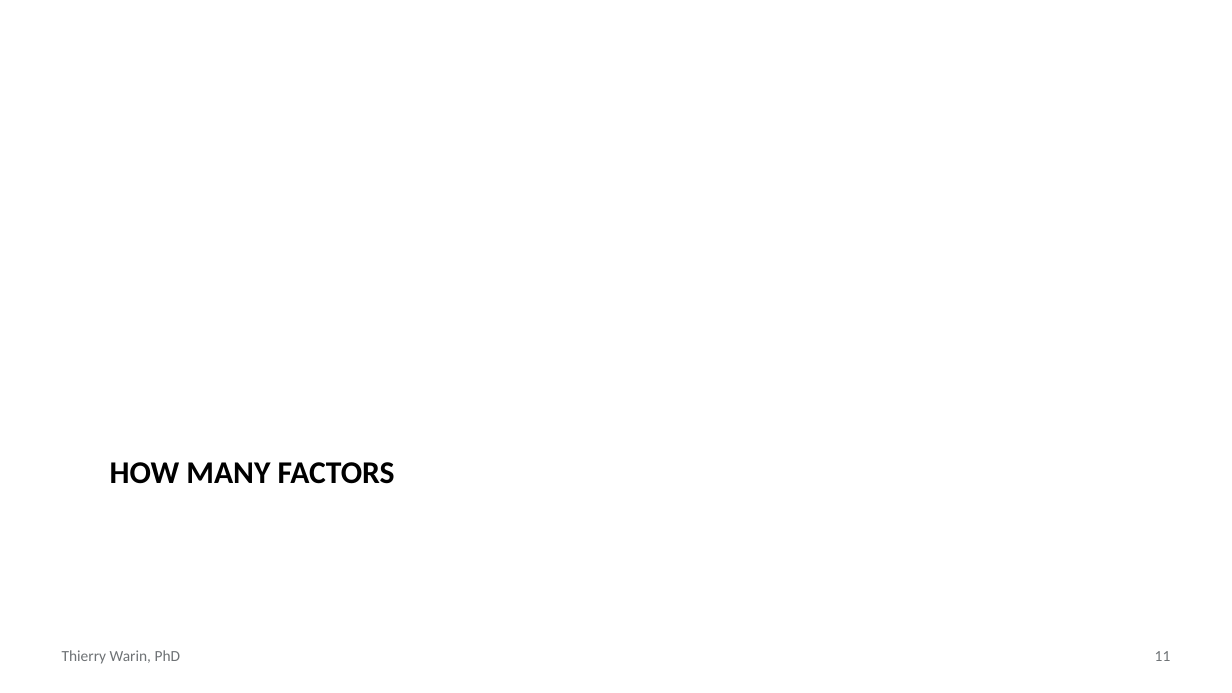
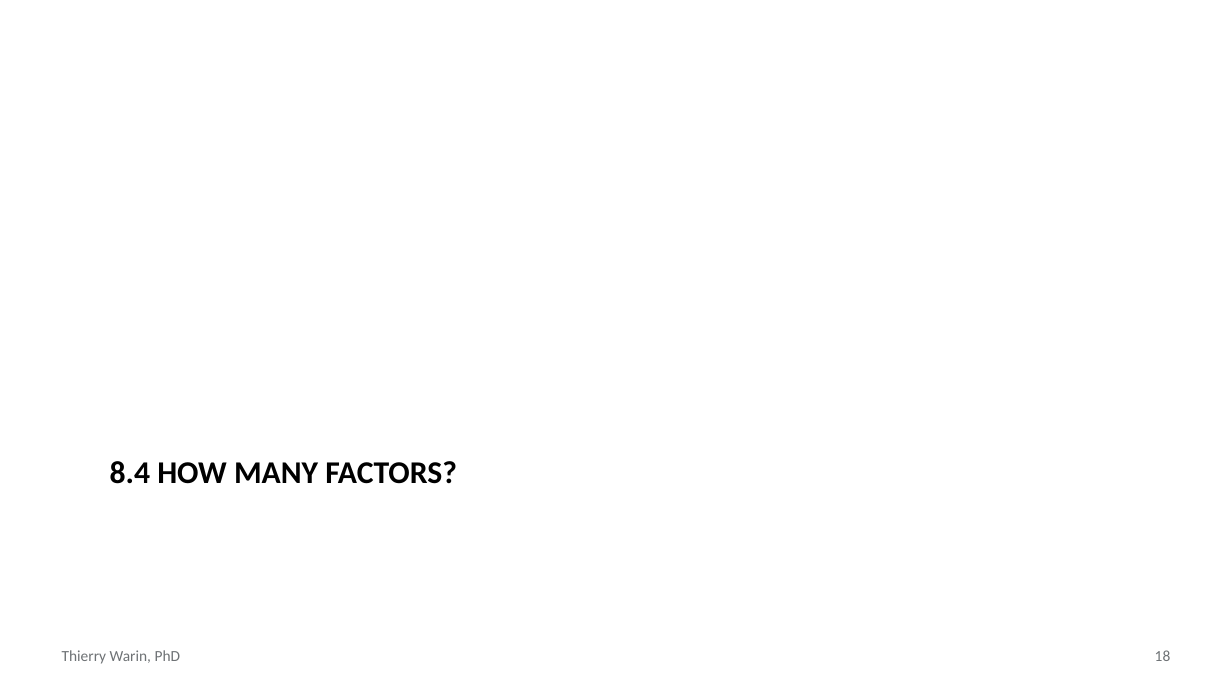
Before and after one commit to warint/quantitative-methods, a slide deck: slide 18 of 08-pca-and-factor-models/slides.pptx (slide 11 before the commit). Drawn at 1232x693 pixels with LibreOffice and Linux fonts; fonts in the diff are those of the drawing. Boxes give left, top, right and bottom in pixels: in the first picture for what was removed or moved away, otherwise in the second. Text is boxed around its words. In the diff, an @@ line names an element or a change of style, - is before the commit and + after.

```diff
--- a/08-pca-and-factor-models/slides.pptx
+++ b/08-pca-and-factor-models/slides.pptx
@@ title at (110, 461, 457, 484): text changed @@
-HOW MANY FACTORS
+8.4 HOW MANY FACTORS?
@@ page number at (1155, 650, 1171, 661): text changed @@
-11
+18
```
Also in this commit, not shown: 4 other slides changed, 22 slides added, 24 slides removed, 3 other files.
